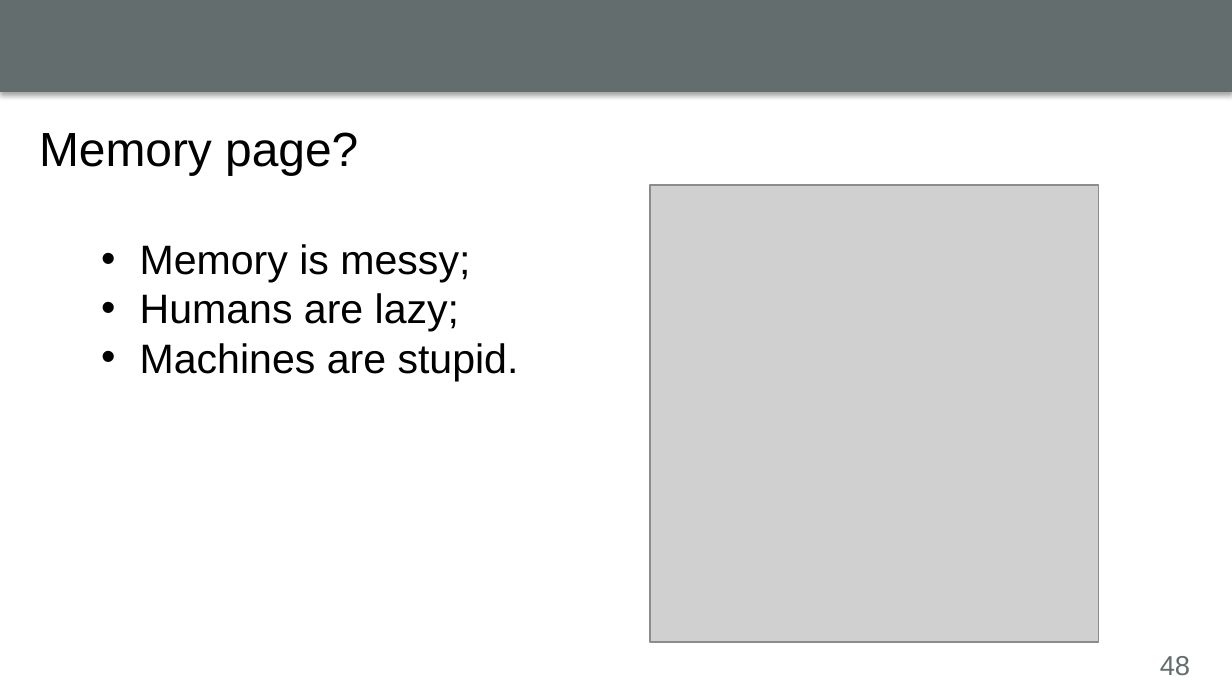
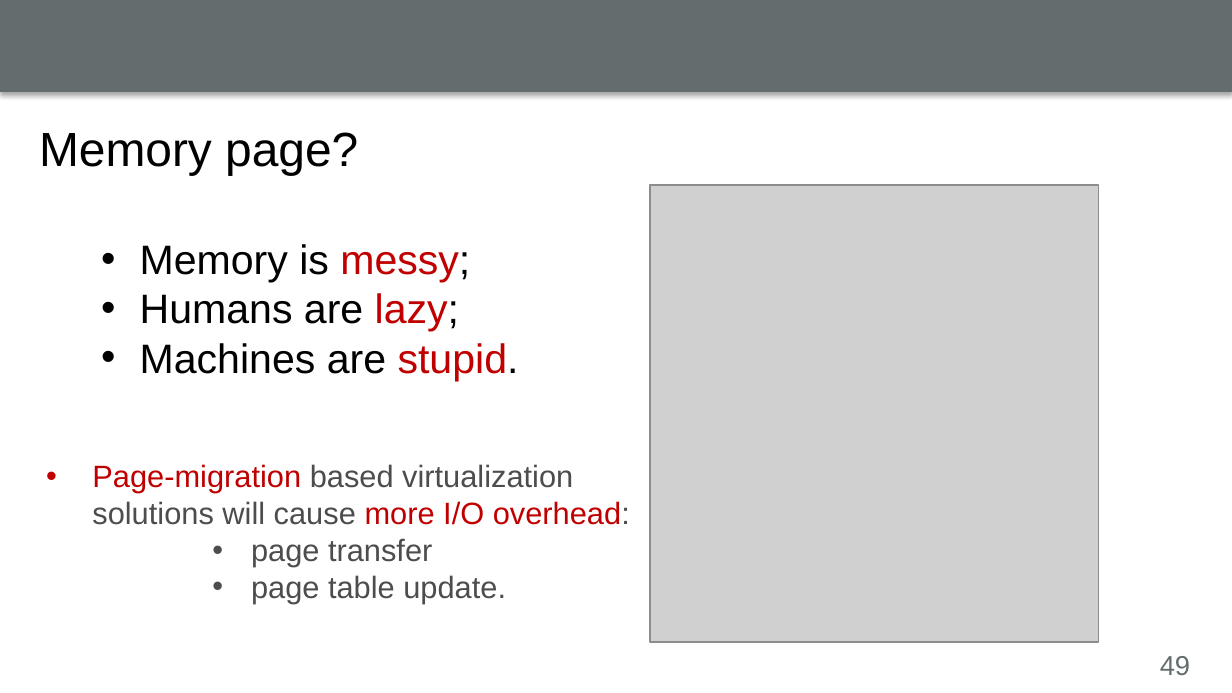
Before and after one commit to luyuliu/CSE-5194, a slide deck: slide 49 of presentation/presentation.pptx (slide 48 before the commit). Drawn at 1232x693 pixels with LibreOffice and Linux fonts; fonts in the diff are those of the drawing; grey boxes stand for pictures; background and template pictures are left out. Boxes give left, top, right and bottom in pixels: in the first picture for what was removed or moved away, otherwise in the second. Text is boxed around its words. In the diff, an @@ line names an element or a change of style, - is before the commit and + after.

```diff
--- a/presentation/presentation.pptx
+++ b/presentation/presentation.pptx
@@ text "Memory is messy;" at [140,244,519,381]: text colour #000000 to #C00000 in "messy;", "lazy;", "stupid." @@
@@ text added at [92,464,630,604], 18 pt, text #4D4D4D @@
+• Page-migration based virtualization solutions will cause more I/O overhead:
+      • page transfer
+      • page table update.
@@ page number at [1160,656,1190,675]: text changed @@
-48
+49
```
Also in this commit, not shown: 19 other slides changed, 2 slides added.
